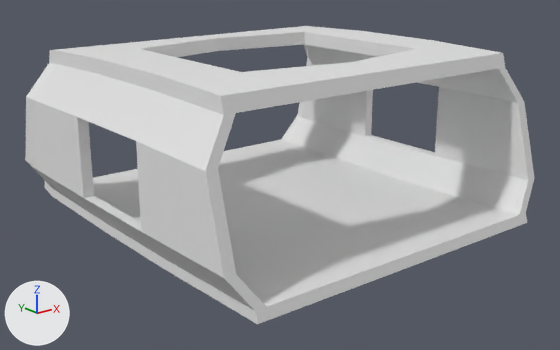
Two versions of the COLLADA model Assets/Models/StationPart.dae, one commit apart.
Both versions are drawn from a camera (50 mm lens) standing at (-28.9, -36.3, 16.6) and looking at (-0.2, -0.5, 2.3). Arrows for +X, +Y and +Z are at lower left; the lights stay in place. Where no turn or scale is listed for an object, it has been applied to the vertices.
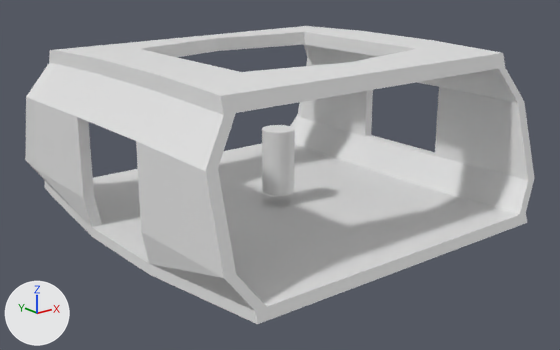
Where the change shows, as pixel boxes [x1, y1, x2, y2] in the pictures (560 x 350 px; the box of a moved part takes in the faces that stretch with it):
```json
{"object": "Cylinder", "change": "added", "after": [262, 125, 295, 196]}
{"part": 1, "of": "me_cube_001", "change": "moved or reshaped", "before": [34, 168, 383, 324], "after": [34, 168, 287, 324]}
```

Scene script edits in JSON lines:
```json
{"block": "me_cube_001", "where": "me_cube_001.from_pydata(...)  # 180 vertices, 372 faces; spans x -11.7..11.7, y -11.3..12.1, z -0.3..10.0"}
{"block": "me_cube_001", "where": "# used by ob_cube; location = (0.0, 0.0, 0.0)"}
{"block": "me_cube_001", "where": "# before: 84 (-9.6, -3.3, -0.3), 85 (-9.6, 3.3, -0.3), 86 (-9.6, 3.3, 0.3), 87 (-9.6, -3.3, 0.3), 88 (-10.2, -3.3, -0.3) at pixel (165, 270)"}
{"block": "me_cube_001", "where": "# before: 89 (-10.2, 3.3, -0.3) at pixel (107, 233), 90 (-10.2, 3.3, 0.3) at pixel (106, 223), 91 (-10.2, -3.3, 0.3) at pixel (165, 259)"}
{"block": "me_cube_001", "change": "me_cube_001 part 1"}
{"op": "add", "block": "me_cube_001", "code": "for i in [*range(84, 92)]: me_cube_001.vertices[i].co += Vector((-0.9, 0.0, 0.0))"}
{"op": "add", "block": "me_cylinder", "code": ["me_cylinder = bpy.data.meshes.new('Cylinder')", "me_cylinder.from_pydata(...)  # a 32-sided cylinder along z spanning x -1.0..1.0, y -1.0..1.0, z -2.0..2.0"]}
{"op": "add", "block": "ob_cylinder", "code": ["ob_cylinder = bpy.data.objects.new('Cylinder', me_cylinder)", "ob_cylinder.location = (0.0, 0.0, 3.08)"]}
```
